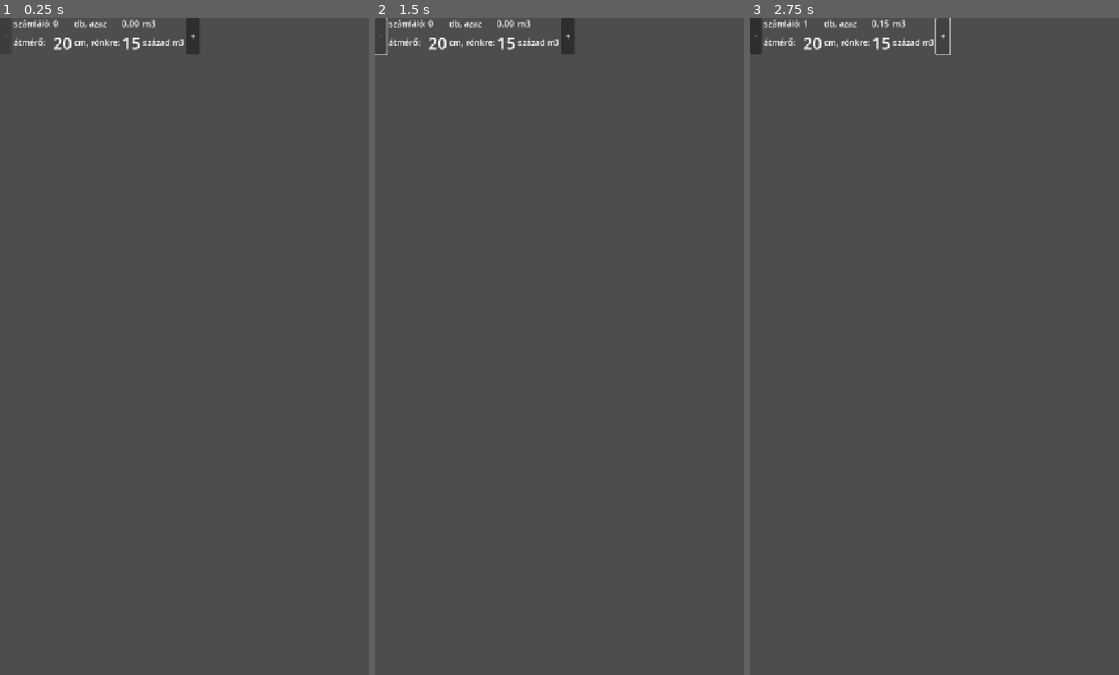
Above: before the commit, frames 1-3 (left to right).
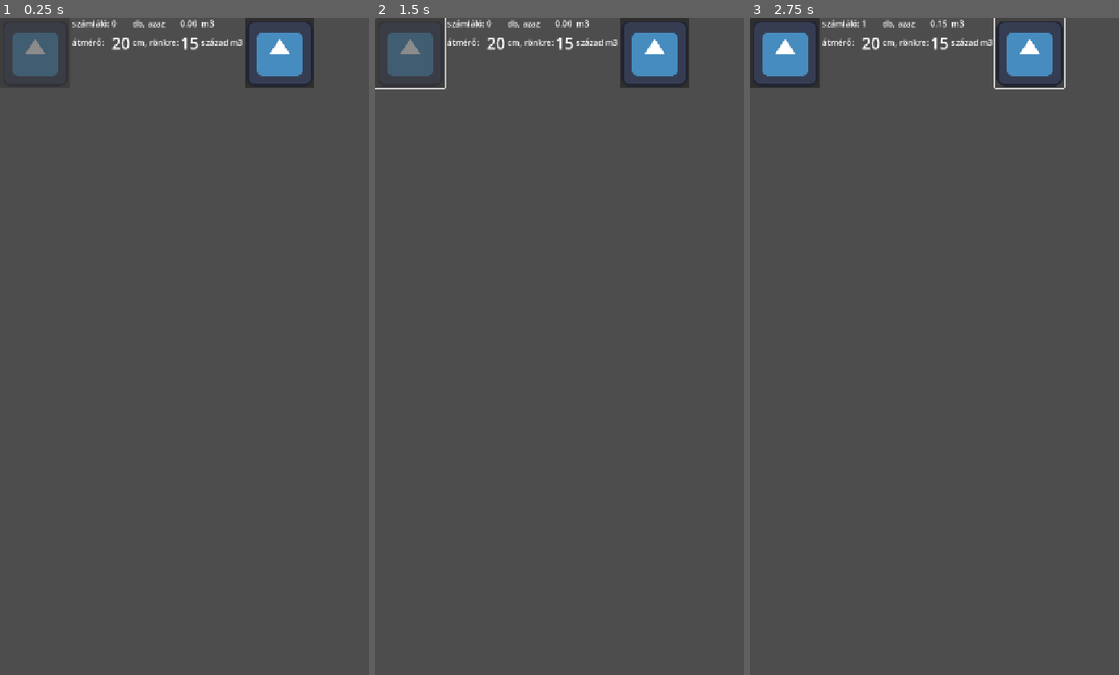
Above: after the commit, the same moments.

Repository: rolika/kob_g
Game: Godot game, scene res://scenes/cube_control.tscn
Two runs of this game, one before a commit and one after it. Both use one fixed random seed, a clock stepped at 60 frames per second and the inputs below. The project has no main scene, so this scene is started directly. The engine's default icon, where the game draws it, is replaced by a stand-in: a white triangle on a blue panel in a dark square.
Inputs (mouse positions are in pixels of both pictures, inside the frame that each line leads up to; where the layout moved, square brackets give the same spot in the first picture):
- Up to frame 1 (0.25 s): no input
- Up to frame 2 (1.5 s): click (655, 50) [566, 37] at 0.5 s; click (408, 50) [382, 37] at 1.25 s
- Up to frame 3 (2.75 s): click (1030, 50) [941, 37] at 2 s

The runs differ from the first frame. In frame 1, 3.1% of the frame differs, in the area x 0-86%, y 0-11%; in frame 2, 3.2%; in frame 3, 3.3%.

Commit message:
create a workspace of multiple cube controls

Diff:
--- a/scenes/cube_control.tscn
+++ b/scenes/cube_control.tscn
@@ -1,11 +1,14 @@
-[gd_scene load_steps=2 format=3 uid="uid://yirpmxhwf8cj"]
+[gd_scene load_steps=3 format=3 uid="uid://yirpmxhwf8cj"]
 
 [ext_resource type="Script" uid="uid://b3bbauppbgqwu" path="res://scripts/cube_control.gd" id="1_ode8r"]
+[ext_resource type="Texture2D" uid="uid://7oc0weeunmu" path="res://icon.svg" id="2_ggvlh"]
 
 [node name="CubeControl" type="Control"]
+custom_minimum_size = Vector2(616, 136)
 layout_mode = 3
 anchors_preset = 0
-size_flags_horizontal = 0
+offset_right = 616.0
+offset_bottom = 136.0
 script = ExtResource("1_ode8r")
 
 [node name="HBoxContainer" type="HBoxContainer" parent="."]
@@ -16,7 +19,7 @@
 [node name="DecreaseButton" type="Button" parent="HBoxContainer"]
 layout_mode = 2
 size_flags_horizontal = 3
-text = " - "
+icon = ExtResource("2_ggvlh")
 
 [node name="GridContainer" type="GridContainer" parent="HBoxContainer"]
 layout_mode = 2
@@ -66,7 +69,7 @@
 
 [node name="IncreaseButton" type="Button" parent="HBoxContainer"]
 layout_mode = 2
-text = " + "
+icon = ExtResource("2_ggvlh")
 
 [connection signal="pressed" from="HBoxContainer/DecreaseButton" to="." method="_on_decrease_button_pressed"]
 [connection signal="pressed" from="HBoxContainer/IncreaseButton" to="." method="_on_increase_button_pressed"]
--- /dev/null
+++ b/scenes/cube_workspace.tscn
@@ -0,0 +1,26 @@
+[gd_scene load_steps=2 format=3 uid="uid://b8e3b2r17ogg0"]
+
+[ext_resource type="Script" uid="uid://bwyej8yrj8a3m" path="res://scripts/cube_workspace.gd" id="1_bvljy"]
+
+[node name="CubeWorkspace" type="Control"]
+layout_mode = 3
+anchors_preset = 15
+anchor_right = 1.0
+anchor_bottom = 1.0
+offset_right = -720.0
+offset_bottom = -1280.0
+grow_horizontal = 2
+grow_vertical = 2
+script = ExtResource("1_bvljy")
+
+[node name="ScrollContainer" type="ScrollContainer" parent="."]
+custom_minimum_size = Vector2(616, 1120)
+layout_mode = 1
+offset_right = 616.0
+horizontal_scroll_mode = 0
+vertical_scroll_mode = 3
+
+[node name="VBoxContainer" type="VBoxContainer" parent="ScrollContainer"]
+custom_minimum_size = Vector2(616, 1120)
+layout_mode = 2
+theme_override_constants/separation = 4
--- /dev/null
+++ b/scripts/cube_workspace.gd
@@ -0,0 +1,16 @@
+extends Control
+
+
+const CUBE_CONTROL = preload("res://scenes/cube_control.tscn")
+
+# Called when the node enters the scene tree for the first time.
+func _ready() -> void:
+	for i in range(15):
+		var cube_control = CUBE_CONTROL.instantiate()
+		$ScrollContainer/VBoxContainer.add_child(cube_control)
+		cube_control.set_cube_data(15 + i, 20 + i)
+
+
+# Called every frame. 'delta' is the elapsed time since the previous frame.
+func _process(_delta: float) -> void:
+	pass
--- a/wood_card.gd
+++ /dev/null
@@ -1,36 +0,0 @@
-extends Node2D
-
-const PRECISION: float = 0.01
-
-var counter: int
-var diameter: int  # diamater is represented in centimetres
-var cube: int  # cube data is represented in m3, must be multiplied by the given precision
-
-
-func _ready() -> void:
-	counter = 0
-	set_cube_data()
-
-
-func _on_decrease_button_pressed() -> void:
-	counter -= 1
-
-
-func _on_increase_button_pressed() -> void:
-	counter += 1
-
-
-func _process(_delta: float) -> void:
-	if counter> 0:
-		$DecreaseButton.disabled = false
-	else:
-		$DecreaseButton.disabled = true
-	$QuantityLabel.text = str(counter)
-	$DiameterLabel.text = str(diameter)
-	$CubeLabel.text = str(cube)
-	$VolumeLabel.text = "%.2f" % (cube * counter * PRECISION)
-
-
-func set_cube_data(diameter_: int = 20, cube_: int = 15) -> void:
-	diameter = diameter_
-	cube = cube_
--- a/wood_card.tscn
+++ /dev/null
@@ -1,92 +0,0 @@
-[gd_scene load_steps=2 format=3 uid="uid://dp5ri8j7ulivd"]
-
-[ext_resource type="Script" uid="uid://bfn81ys5ly35b" path="res://wood_card.gd" id="1_n2ksv"]
-
-[node name="WoodCard" type="Node2D"]
-script = ExtResource("1_n2ksv")
-
-[node name="QuantityLabel" type="Label" parent="."]
-offset_left = 160.0
-offset_top = 16.0
-offset_right = 207.0
-offset_bottom = 39.0
-text = "12"
-horizontal_alignment = 2
-
-[node name="PiecesLabel" type="Label" parent="."]
-offset_left = 216.0
-offset_top = 16.0
-offset_right = 263.0
-offset_bottom = 39.0
-text = "db:"
-
-[node name="VolumeLabel" type="Label" parent="."]
-offset_left = 288.0
-offset_top = 16.0
-offset_right = 335.0
-offset_bottom = 39.0
-text = "0,144"
-horizontal_alignment = 2
-
-[node name="VolumeUnitLabel" type="Label" parent="."]
-offset_left = 344.0
-offset_top = 16.0
-offset_right = 391.0
-offset_bottom = 39.0
-text = "m3"
-
-[node name="PhiLabel" type="Label" parent="."]
-offset_left = 160.0
-offset_top = 112.0
-offset_right = 184.0
-offset_bottom = 135.0
-text = "¤"
-horizontal_alignment = 2
-
-[node name="DiameterLabel" type="Label" parent="."]
-offset_left = 184.0
-offset_top = 112.0
-offset_right = 216.0
-offset_bottom = 135.0
-text = "17"
-horizontal_alignment = 2
-
-[node name="DiameterUnitLabel" type="Label" parent="."]
-offset_left = 216.0
-offset_top = 112.0
-offset_right = 248.0
-offset_bottom = 135.0
-text = "cm:"
-horizontal_alignment = 2
-
-[node name="CubeLabel" type="Label" parent="."]
-offset_left = 352.0
-offset_top = 112.0
-offset_right = 384.0
-offset_bottom = 135.0
-text = "12"
-horizontal_alignment = 2
-
-[node name="CubeUnitLabel" type="Label" parent="."]
-offset_left = 392.0
-offset_top = 112.0
-offset_right = 439.0
-offset_bottom = 135.0
-text = "század m3"
-
-[node name="DecreaseButton" type="Button" parent="."]
-offset_left = 16.0
-offset_top = 16.0
-offset_right = 144.0
-offset_bottom = 144.0
-text = "-"
-
-[node name="IncreaseButton" type="Button" parent="."]
-offset_left = 576.0
-offset_top = 16.0
-offset_right = 704.0
-offset_bottom = 144.0
-text = "+"
-
-[connection signal="pressed" from="DecreaseButton" to="." method="_on_decrease_button_pressed"]
-[connection signal="pressed" from="IncreaseButton" to="." method="_on_increase_button_pressed"]
--- a/workspace.tscn
+++ /dev/null
@@ -1,43 +0,0 @@
-[gd_scene load_steps=2 format=3 uid="uid://bbq5nmrd3vqxu"]
-
-[ext_resource type="PackedScene" uid="uid://dp5ri8j7ulivd" path="res://wood_card.tscn" id="1_nf4vs"]
-
-[node name="Workspace" type="Node2D"]
-
-[node name="ScrollContainer" type="ScrollContainer" parent="."]
-clip_contents = false
-offset_right = 720.0
-offset_bottom = 1160.0
-
-[node name="VBoxContainer" type="VBoxContainer" parent="ScrollContainer"]
-layout_mode = 2
-
-[node name="WoodCard" parent="ScrollContainer/VBoxContainer" instance=ExtResource("1_nf4vs")]
-
-[node name="WoodCard2" parent="ScrollContainer/VBoxContainer" instance=ExtResource("1_nf4vs")]
-
-[node name="WoodCard3" parent="ScrollContainer/VBoxContainer" instance=ExtResource("1_nf4vs")]
-
-[node name="WoodCard4" parent="ScrollContainer/VBoxContainer" instance=ExtResource("1_nf4vs")]
-
-[node name="WoodCard5" parent="ScrollContainer/VBoxContainer" instance=ExtResource("1_nf4vs")]
-
-[node name="WoodCard6" parent="ScrollContainer/VBoxContainer" instance=ExtResource("1_nf4vs")]
-
-[node name="WoodCard7" parent="ScrollContainer/VBoxContainer" instance=ExtResource("1_nf4vs")]
-
-[node name="WoodCard8" parent="ScrollContainer/VBoxContainer" instance=ExtResource("1_nf4vs")]
-
-[node name="WoodCard9" parent="ScrollContainer/VBoxContainer" instance=ExtResource("1_nf4vs")]
-
-[node name="WoodCard10" parent="ScrollContainer/VBoxContainer" instance=ExtResource("1_nf4vs")]
-
-[node name="WoodCard11" parent="ScrollContainer/VBoxContainer" instance=ExtResource("1_nf4vs")]
-
-[node name="WoodCard12" parent="ScrollContainer/VBoxContainer" instance=ExtResource("1_nf4vs")]
-
-[node name="WoodCard13" parent="ScrollContainer/VBoxContainer" instance=ExtResource("1_nf4vs")]
-
-[node name="WoodCard14" parent="ScrollContainer/VBoxContainer" instance=ExtResource("1_nf4vs")]
-
-[node name="WoodCard15" parent="ScrollContainer/VBoxContainer" instance=ExtResource("1_nf4vs")]
Not shown, added: scripts/cube_workspace.gd.uid
Not shown, removed: wood_card.gd.uid
